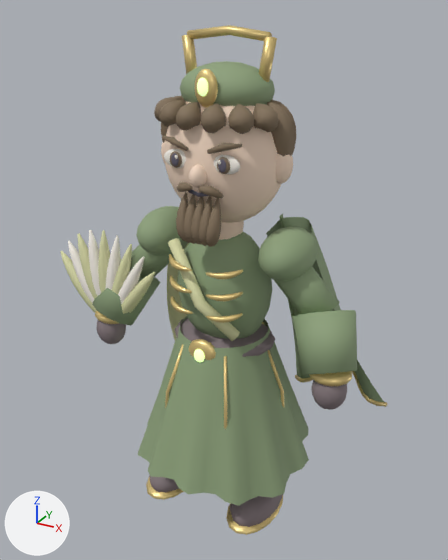
The glTF model samkok/web/models/59-e1.glb as it was, and as the next commit left it.
The view is the same before and after, from a 50 mm lens placed at (1.74, -3.17, 3.26), pointed at (-0.1, 0.18, 1.59). Lighting does not change. The marker at lower left points along +X, +Y and +Z. The first picture is the older version.

In view in the first picture: '59_T1_Jade Minister_Mesh'.
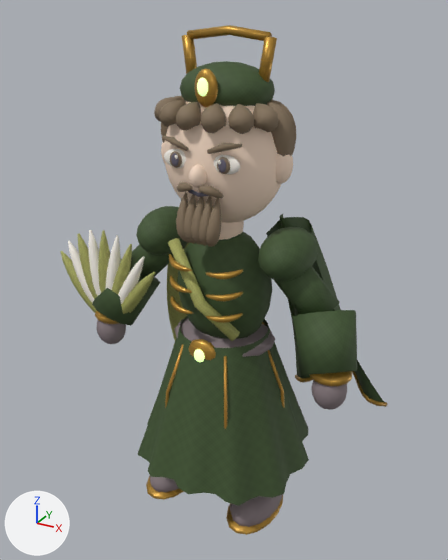
Changed parts and their boxes [x1, y1, x2, y2] in the pictures (448 x 560 px):
'59_T1_Jade Minister_Mesh', surface changed (darker): [61, 25, 388, 535] in both

The change, as a diff of the scene's bpy script:
```diff
--- a/samkok/web/models/59-e1.glb.py
+++ b/samkok/web/models/59-e1.glb.py
@@ img_engraved_c99a3f @@
+img_engraved_c99a3f = load_image('engraved-c99a3f', '_unpacked/engraved-c99a3f', 256, 256, 'sRGB')
@@ img_surface_normal_false @@
+img_surface_normal_false = load_image('surface-normal-False', '_unpacked/surface-normal-False', 256, 256, 'Non-Color')
@@ img_weave_b5b766 @@
+img_weave_b5b766 = load_image('weave-b5b766', '_unpacked/weave-b5b766', 256, 256, 'sRGB')
@@ img_surface_normal_true @@
+img_surface_normal_true = load_image('surface-normal-True', '_unpacked/surface-normal-True', 256, 256, 'Non-Color')
@@ img_weave_455c33 @@
+img_weave_455c33 = load_image('weave-455c33', '_unpacked/weave-455c33', 256, 256, 'sRGB')
@@ mat_silk_455c33 @@
 n0 = _N.new('ShaderNodeBsdfPrincipled'); n0.name = 'Principled BSDF'
-n0.inputs[0].default_value = (0.271, 0.361, 0.2, 1.0)  # 'Base Color', greyish green #8ea27c
 n0.inputs[2].default_value = 0.72  # 'Roughness'
 n1 = _N.new('ShaderNodeOutputMaterial'); n1.name = 'Material Output'
+n2 = _N.new('ShaderNodeTexImage'); n2.name = 'Image Texture'
+n2.image = img_weave_455c33
+n3 = _N.new('ShaderNodeNormalMap'); n3.name = 'Normal Map'
+n3.uv_map = 'UVMap'
+n3.inputs[0].default_value = 0.28  # 'Strength'
+n4 = _N.new('ShaderNodeTexImage'); n4.name = 'Image Texture.001'
+n4.image = img_surface_normal_true
 _L.new(n0.outputs[0], n1.inputs[0])  # 'BSDF' to 'Surface'
+_L.new(n2.outputs[0], n0.inputs[0])  # 'Color' to 'Base Color'
+_L.new(n3.outputs[0], n0.inputs[5])  # 'Normal' to 'Normal'
+_L.new(n4.outputs[0], n3.inputs[1])  # 'Color' to 'Color'
@@ mat_accent_b5b766 @@
 n0 = _N.new('ShaderNodeBsdfPrincipled'); n0.name = 'Principled BSDF'
-n0.inputs[0].default_value = (0.71, 0.718, 0.4, 1.0)  # 'Base Color', beige #dbdcaa
 n0.inputs[2].default_value = 0.72  # 'Roughness'
 n1 = _N.new('ShaderNodeOutputMaterial'); n1.name = 'Material Output'
+n2 = _N.new('ShaderNodeTexImage'); n2.name = 'Image Texture'
+n2.image = img_weave_b5b766
+n3 = _N.new('ShaderNodeNormalMap'); n3.name = 'Normal Map'
+n3.uv_map = 'UVMap'
+n3.inputs[0].default_value = 0.28  # 'Strength'
+n4 = _N.new('ShaderNodeTexImage'); n4.name = 'Image Texture.001'
+n4.image = img_surface_normal_true
 _L.new(n0.outputs[0], n1.inputs[0])  # 'BSDF' to 'Surface'
+_L.new(n2.outputs[0], n0.inputs[0])  # 'Color' to 'Base Color'
+_L.new(n3.outputs[0], n0.inputs[5])  # 'Normal' to 'Normal'
+_L.new(n4.outputs[0], n3.inputs[1])  # 'Color' to 'Color'
@@ mat_antique_gold @@
 n0 = _N.new('ShaderNodeBsdfPrincipled'); n0.name = 'Principled BSDF'
-n0.inputs[0].default_value = (0.788, 0.604, 0.247, 1.0)  # 'Base Color', yellow #e6cc88
 n0.inputs[1].default_value = 0.58  # 'Metallic'
@@ mat_antique_gold @@
 n1 = _N.new('ShaderNodeOutputMaterial'); n1.name = 'Material Output'
+n2 = _N.new('ShaderNodeTexImage'); n2.name = 'Image Texture'
+n2.image = img_engraved_c99a3f
+n3 = _N.new('ShaderNodeNormalMap'); n3.name = 'Normal Map'
+n3.uv_map = 'UVMap'
+n3.inputs[0].default_value = 0.45  # 'Strength'
+n4 = _N.new('ShaderNodeTexImage'); n4.name = 'Image Texture.001'
+n4.image = img_surface_normal_false
 _L.new(n0.outputs[0], n1.inputs[0])  # 'BSDF' to 'Surface'
+_L.new(n2.outputs[0], n0.inputs[0])  # 'Color' to 'Base Color'
+_L.new(n3.outputs[0], n0.inputs[5])  # 'Normal' to 'Normal'
+_L.new(n4.outputs[0], n3.inputs[1])  # 'Color' to 'Color'
```
